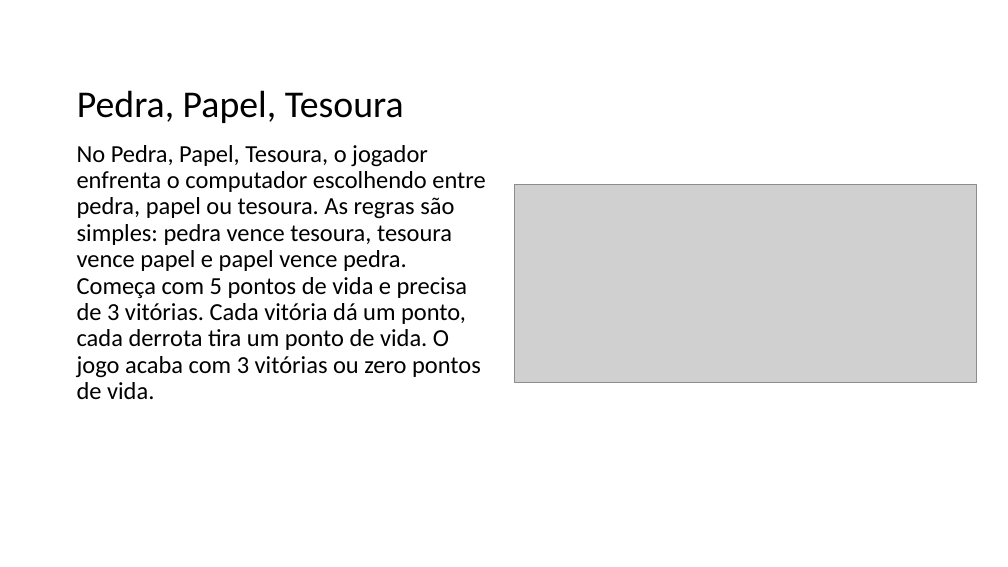
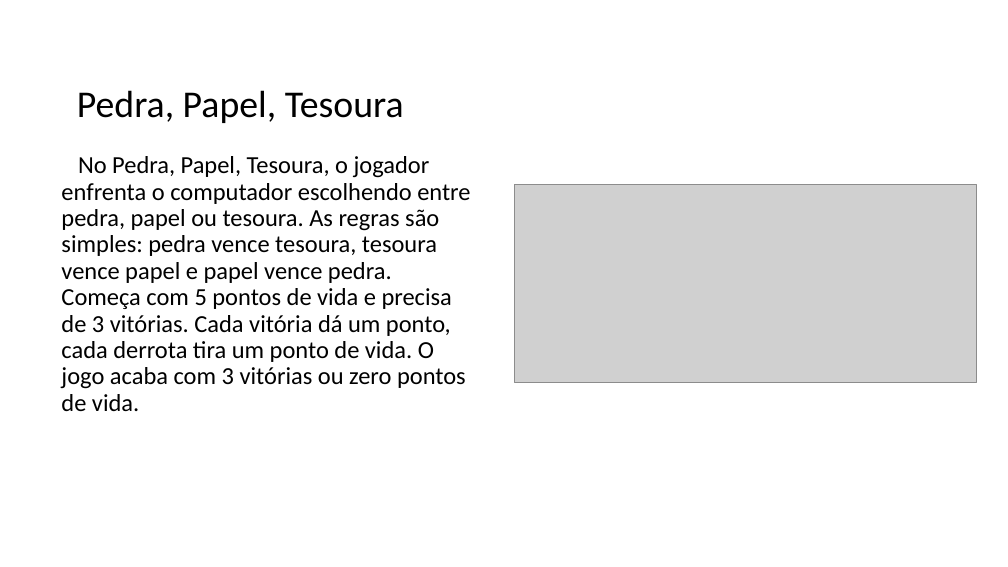
Before and after one commit to hionjk/c-games, a slide deck: slide 6 of Jogos_em_c.pptx. Drawn at 1008x567 pixels with LibreOffice and Linux fonts; fonts in the diff are those of the drawing; grey boxes stand for pictures. Boxes give left, top, right and bottom in pixels: in the first picture for what was removed or moved away, otherwise in the second. Text is boxed around its words. In the diff, an @@ line names an element or a change of style, - is before the commit and + after.

```diff
--- a/Jogos_em_c.pptx
+++ b/Jogos_em_c.pptx
@@ text "No Pedra, Papel, Tesoura, o ...": place and size @@
-text "No Pedra, Papel, Tesoura, o ..." at [77,145,485,399]
+text "No Pedra, Papel, Tesoura, o ..." at [61,156,470,411]
@@ text "No Pedra, Papel, Tesoura, o ..." at [61,156,470,411]: indent changed @@
```
Also in this commit, not shown: 8 other slides changed, 1 slide added.
